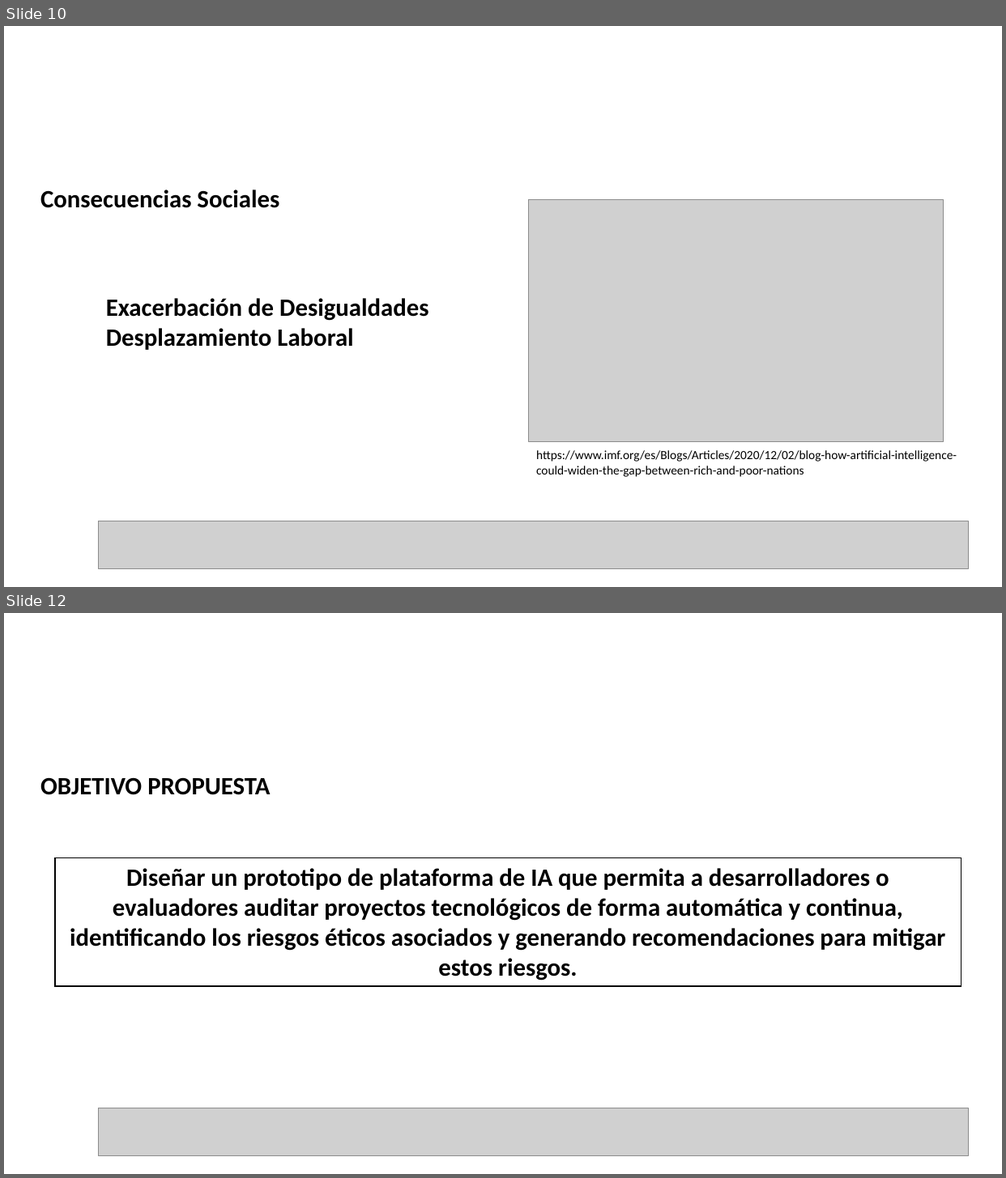
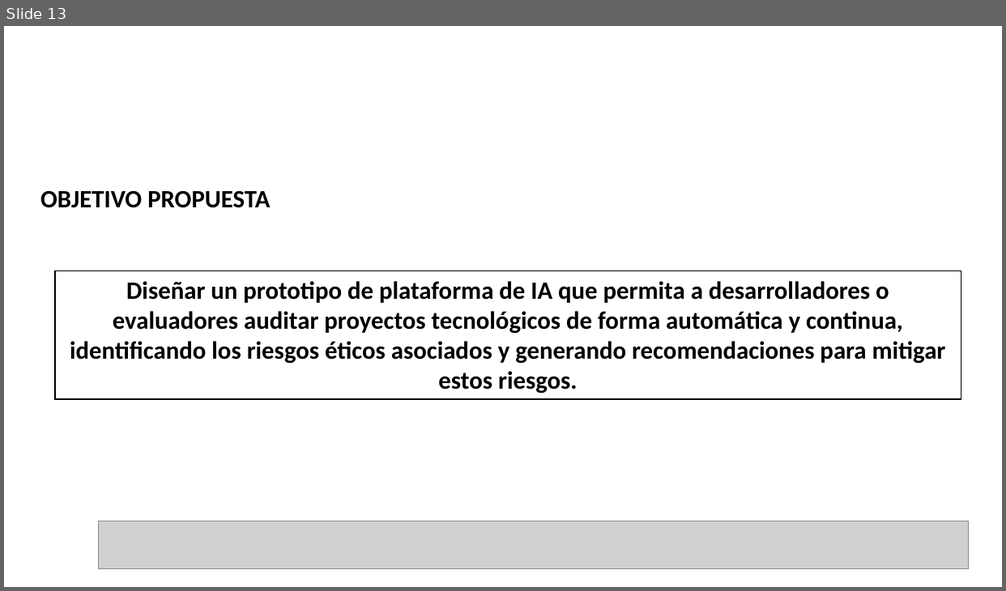
Before and after one commit to JCVLionHearth/datasciencecoursera, a slide deck: presentación simposio.pptx. Shown one above the other, each under a label of ours: slides 10 and 12 before the commit, slide 13 after it; the slides between them are not shown. The pictures are 1006x1178 and 1006x591 pixels, drawn with LibreOffice and Linux fonts; fonts in the diff are those of the drawing; grey boxes stand for pictures; background and template pictures are left out. Boxes give left, top, right and bottom in pixels: in the first picture for what was removed or moved away, otherwise in the second. Text is boxed around its words. In the diff, an @@ line names an element or a change of style, - is before the commit and + after.

```diff
--- a/presentación simposio.pptx
+++ b/presentación simposio.pptx
@@ slide 10 removed at bbox=[4, 26, 1002, 587], background picture (left out) @@
@@ text removed at bbox=[40, 190, 279, 208] @@
-Consecuencias Sociales
@@ picture removed at bbox=[529, 199, 943, 442] @@
@@ text removed at bbox=[106, 298, 429, 350] @@
-Exacerbación de Desigualdades
-Desplazamiento Laboral
@@ text removed at bbox=[536, 450, 957, 477] @@
-https://www.imf.org/es/Blogs/Articles/2020/12/02/blog-how-artificial-intelligence-could-widen-the-gap-between-rich-and-poor-nations
@@ picture removed at bbox=[98, 522, 968, 570] @@
@@ what was slide 12 is now slide 13 @@
```
Also in this commit, not shown: 9 slides changed, 2 slides added.
